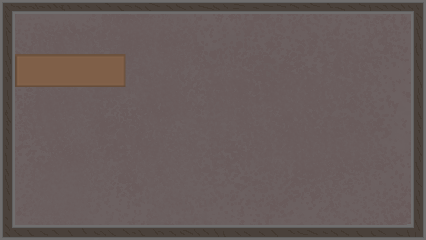
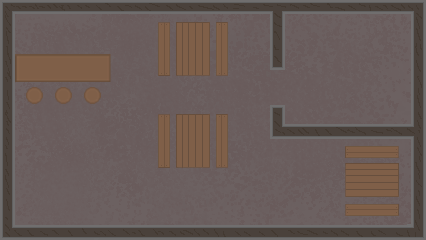
Revision of a layered 426px x 240px image; what changed, layer by layer:
renamed "Слой 1" to "Walls", painted on it over (15, 11, 415, 216)
added group "Chairs" with 9 layers above "Tables" over (26, 22, 399, 216)
added layer "Chair" (1st of 6, in "Chairs") in group "Chairs" over (345, 146, 399, 158)
added layer "Chair" (2nd of 6, in "Chairs") in group "Chairs" over (345, 204, 399, 216)
added layer "Chair" (3rd of 6, in "Chairs") in group "Chairs" over (216, 22, 228, 76)
added layer "Chair" (4th of 6, in "Chairs") in group "Chairs" over (216, 114, 228, 168)
added layer "Chair" (5th of 6, in "Chairs") in group "Chairs" over (158, 22, 170, 76)
added layer "Chair" (6th of 6, in "Chairs") in group "Chairs" over (158, 114, 170, 168)
added layer "Bar Chair" (1st of 3, in "Chairs") in group "Chairs" over (84, 87, 101, 104)
added layer "Bar Chair" (2nd of 3, in "Chairs") in group "Chairs" over (55, 87, 72, 104)
added layer "Bar Chair" (3rd of 3, in "Chairs") in group "Chairs" over (26, 87, 43, 104)
added group "Tables" with 4 layers above "Floor" over (15, 22, 399, 197)
added layer "Table" (1st of 3, in "Tables") in group "Tables" over (345, 163, 399, 197)
added layer "Table" (2nd of 3, in "Tables") in group "Tables" over (176, 22, 210, 76)
added layer "Table" (3rd of 3, in "Tables") in group "Tables" over (176, 114, 210, 168)
renamed "Слой 3" to "BarTable", moved it into group "Tables", painted on it over (15, 54, 126, 87)
added group "Floor" (1st of 2) with 2 layers above "Фон" over (15, 11, 415, 216)
renamed "Слой 2" to "FloorTexture", moved it into group "Floor" over (15, 11, 415, 216)
renamed "Прямоугольник 1" to "Floor", moved it into group "Floor" over (15, 11, 415, 216)
